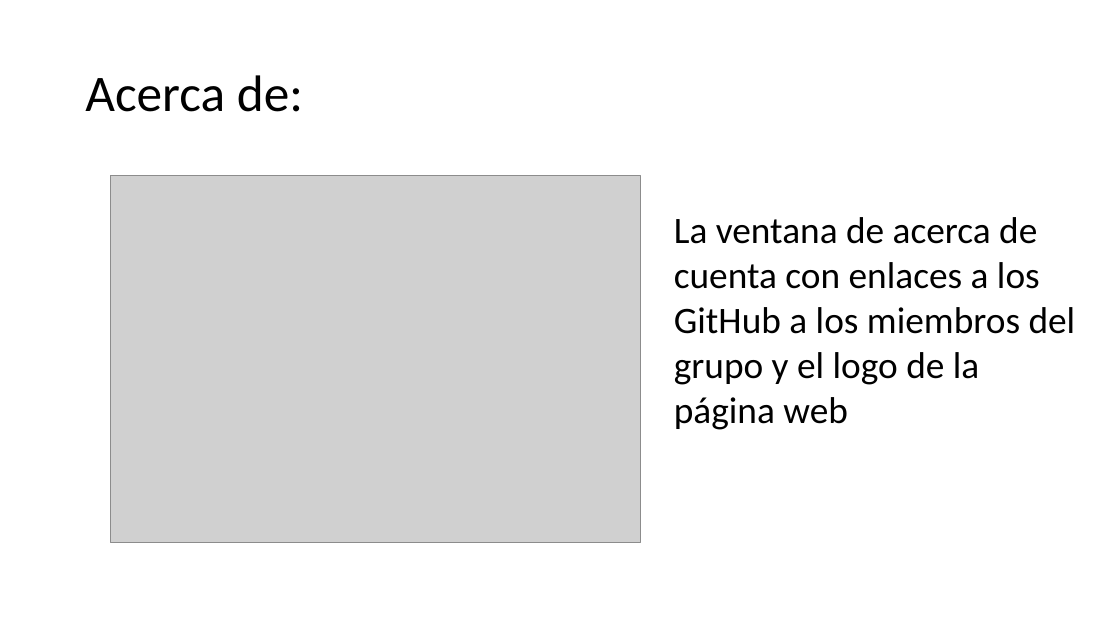
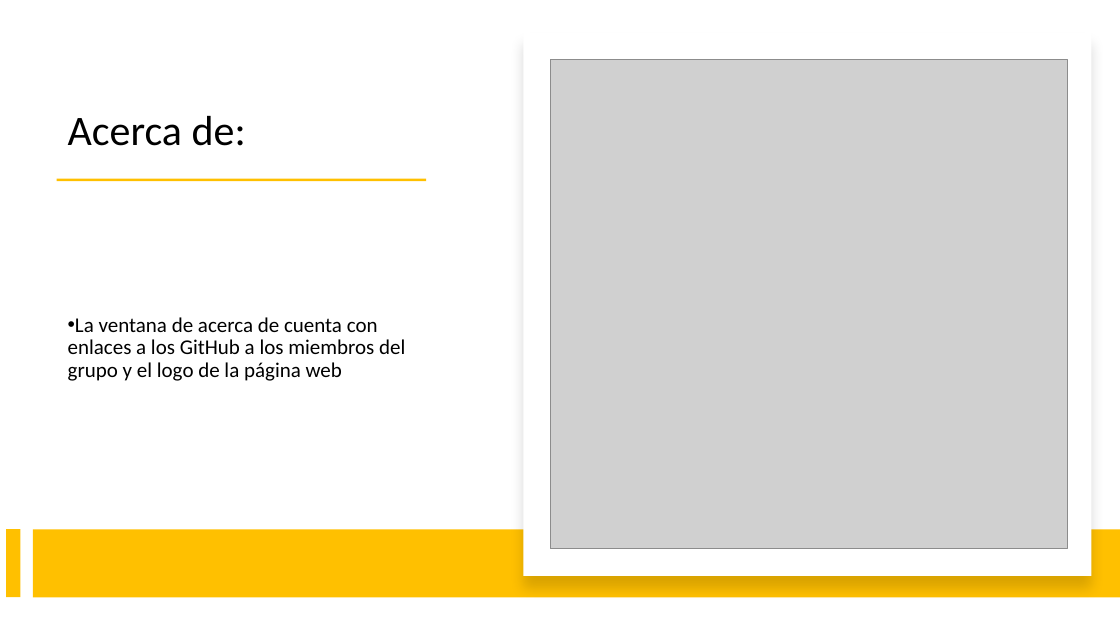
Before and after one commit to JiaChengZhang14/Proyecto_Grupal-ITV, a slide deck: slide 4 of comun/PresentacionITV.pptx. Drawn at 1120x630 pixels with LibreOffice and Linux fonts; fonts in the diff are those of the drawing; grey boxes stand for pictures. Boxes give left, top, right and bottom in pixels: in the first picture for what was removed or moved away, otherwise in the second. Text is boxed around its words. In the diff, an @@ line names an element or a change of style, - is before the commit and + after.

```diff
--- a/comun/PresentacionITV.pptx
+++ b/comun/PresentacionITV.pptx
@@ title "Acerca de:" moved from (x1=85, y1=75, x2=303, y2=112) to (x1=68, y1=116, x2=246, y2=146) @@
@@ title "Acerca de:" at (x1=68, y1=116, x2=246, y2=146): size 44 to 36 pt; vertical alignment middle to bottom @@
@@ rectangle added at (x1=523, y1=33, x2=1091, y2=576), fill #FFFFFF @@
@@ picture resized from (x1=111, y1=176, x2=640, y2=543) to (x1=550, y1=60, x2=1067, y2=549) @@
@@ rectangle added at (x1=56, y1=179, x2=426, y2=181), fill #FFC000 @@
@@ text "La ventana de acerca de ..." moved from (x1=674, y1=217, x2=1076, y2=430) to (x1=68, y1=317, x2=405, y2=381) @@
@@ text "La ventana de acerca de ..." at (x1=68, y1=317, x2=405, y2=381): size 32 to 18 pt; bullet none to •; line spacing 1 to 0.9; more space between paragraphs; vertical alignment top to middle @@
@@ rectangle added at (x1=6, y1=529, x2=20, y2=597), fill #FFC000 @@
@@ rectangle added at (x1=33, y1=530, x2=1120, y2=598), fill #FFC000 @@
```
Also in this commit, not shown: 8 other slides changed, 7 slides added, 1 slide removed, 2 other files.
